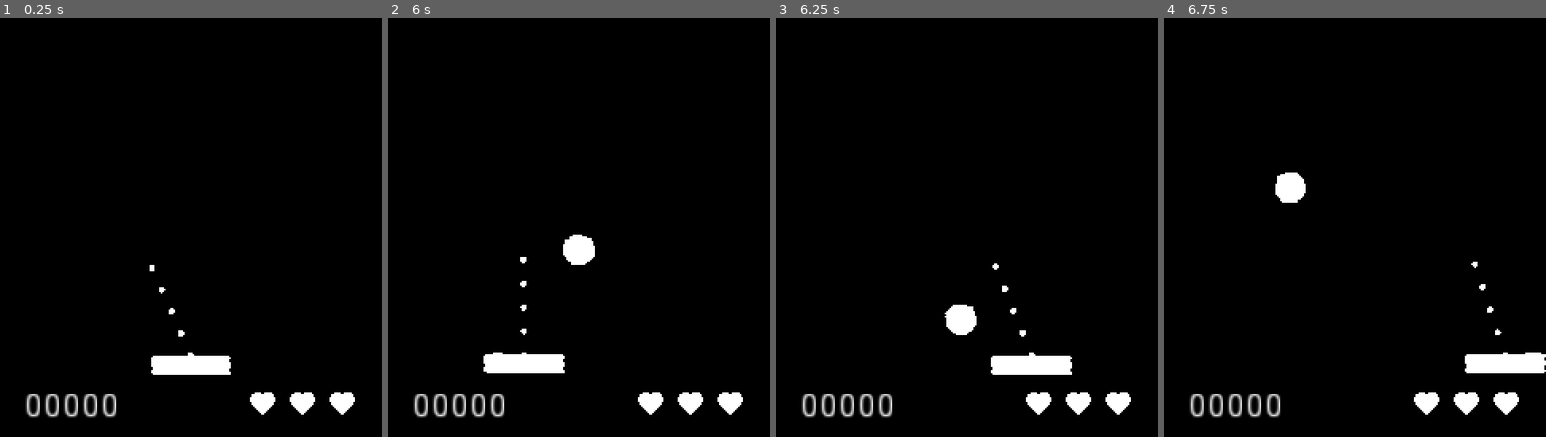
Above: before the commit, frames 1-4 (left to right).
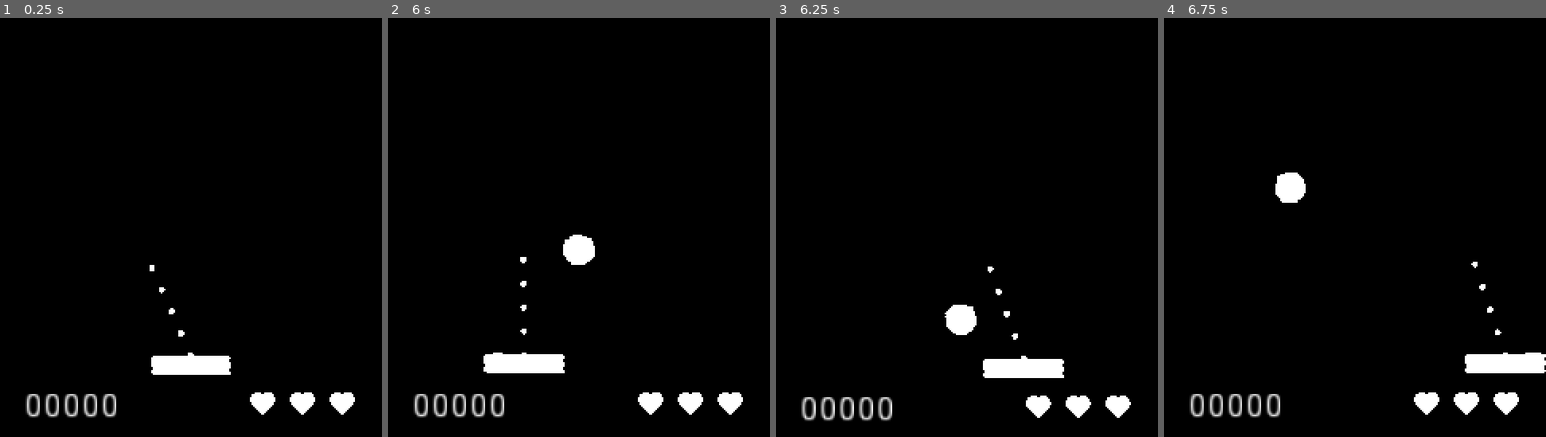
Above: after the commit, the same moments.

Repository: leogeier/impact_juggling
Game: Godot game, scene res://Main/Main.tscn
The game is run twice, just before and just after one commit, with the same random seed, the same clock (stepped at 60 frames per second) and the same inputs. The engine's default icon, where the game draws it, is replaced by a stand-in: a white triangle on a blue panel in a dark square.
Inputs (mouse positions are in pixels of both pictures, inside the frame that each line leads up to):
- Up to frame 1 (0.25 s): no input
- Up to frame 2 (6 s): tap Enter at 0.5, 3.5 s; move the mouse to (663, 156) at 0.52 s; hold Right (ui_right) 0.53-1.28 s; tap Space (fire) at 0.6, 1.25, 1.35, 2.1, 2.85, 3.6, 4.35, 5.1, 5.85 s; move the mouse to (502, 206) at 1.27 s; hold Left (ui_left) 1.28-2.03 s; move the mouse to (617, 68) at 2.02 s; hold Right (ui_right) 2.03-3.53 s; move the mouse to (559, 281) at 2.77 s; move the mouse to (693, 256) at 3.52 s; hold Left (ui_left) 3.53-5.78 s; move the mouse to (464, 105) at 4.27 s; move the mouse to (598, 181) at 5.02 s; move the mouse to (521, 55) at 5.77 s; hold Right (ui_right) from 5.78 s (still down)
- Up to frame 3 (6.25 s): keep holding Right (ui_right)
- Up to frame 4 (6.75 s): keep holding Right (ui_right); move the mouse to (1439, 156) at 6.52 s; tap Space (fire) at 6.6 s

Frames 1-2 are identical in both runs. In frame 3, 1.8% of the frame differs, in the area x 6-93%, y 58-97%; in frame 4, nothing differs.

Commit message:
add screenshake and small ball fixes

Diff:
--- a/ld-47/Ball/Ball.gd
+++ b/ld-47/Ball/Ball.gd
@@ -3,6 +3,7 @@
 export var gravity = 4.5
 export var max_speed = 6
 export var rot_speed = 0.05
+export var min_paddle_velocity = 3
 
 var velocity = Vector2()
 var rot_dir = 0
@@ -13,8 +14,13 @@
 	var ball_sprites = $BallSprites.get_children()
 	ball_sprites[randi() % ball_sprites.size()].visible = true
 
-func reflect(dir, damp):
-	velocity = min(velocity.length() * damp, max_speed) * dir
+func reflect(dir, damp, is_paddle):
+	var speed
+	if is_paddle:
+		speed = clamp(velocity.length() * damp, min_paddle_velocity, max_speed)
+	else:
+		speed = min(velocity.length() * damp, max_speed)
+	velocity = speed * dir
 
 	if rot_dir == 0:
 		if randi() % 2 == 0:
@@ -32,9 +38,15 @@
 	   and collision.collider.is_in_group("reflectable"):
 		var dir = collision.collider.get_reflection_dir(velocity.normalized())
 		var damp = collision.collider.get_damp()
-		reflect(dir, damp)
+		var collided_with_paddle = collision.collider.is_in_group("paddle")
+		reflect(dir, damp, collided_with_paddle)
 
 		if damp > 1:
 			ScoreTracker.add_score(10)
+
+		if collided_with_paddle:
+			Screenshake.start(.1, 3)
+			if velocity.length() < min_paddle_velocity and damp > 1:
+				velocity = velocity.normalized() * min_paddle_velocity
 	else:
 		velocity.y += gravity * delta
--- a/ld-47/BallSpawner/BallSpawner.tscn
+++ b/ld-47/BallSpawner/BallSpawner.tscn
@@ -29,6 +29,7 @@
 [node name="AddBallTimer4" type="Timer" parent="BallAddTimers"]
 wait_time = 60.0
 one_shot = true
+autostart = true
 
 [node name="AddBallTimer5" type="Timer" parent="BallAddTimers"]
 wait_time = 150.0
--- a/ld-47/Main/Main.gd
+++ b/ld-47/Main/Main.gd
@@ -7,6 +7,7 @@
 func remove_life():
 	lives -= 1
 	hearts[lives].visible = false
+	Screenshake.start(.1, 4)
 	if lives == 0:
 		print("Game Over")
 
@@ -15,3 +16,9 @@
 	$BallDetector.connect("ball_entered", self, "remove_life")
 	ScoreTracker.reset_score()
 	hearts = [$Hearts/Heart1, $Hearts/Heart2, $Hearts/Heart3]
+
+func _process(delta):
+	if Screenshake.active:
+		position = Vector2(rand_range(-1,1),rand_range(-1,1)) * Screenshake.strength
+	else:
+		position = Vector2(0,0)
--- a/ld-47/Main/Main.tscn
+++ b/ld-47/Main/Main.tscn
@@ -60,7 +60,7 @@
 position = Vector2( 120, 120 )
 extent = Vector2( 100, 100 )
 
-[node name="Hearts" type="Node" parent="."]
+[node name="Hearts" type="Node2D" parent="."]
 
 [node name="Heart1" type="Sprite" parent="Hearts"]
 position = Vector2( 215, 300 )
--- /dev/null
+++ b/ld-47/Main/Screenshake.gd
@@ -0,0 +1,19 @@
+extends Node
+
+var strength
+var timer
+var active = false
+
+func on_timeout():
+	active = false
+
+func start(duration, new_strength):
+	timer.wait_time = duration
+	timer.start()
+	active = true
+	strength = new_strength
+
+func _ready():
+	timer = Timer.new()
+	self.add_child(timer)
+	timer.connect("timeout", self, "on_timeout")
--- /dev/null
+++ b/ld-47/Main/Screenshake.tscn
@@ -0,0 +1,9 @@
+[gd_scene load_steps=2 format=2]
+
+[ext_resource path="res://Main/Screenshake.gd" type="Script" id=1]
+
+[node name="Screenshake" type="Node"]
+script = ExtResource( 1 )
+
+[node name="Timer" type="Timer" parent="."]
+one_shot = true
--- a/ld-47/Paddle/Paddle.gd
+++ b/ld-47/Paddle/Paddle.gd
@@ -12,6 +12,7 @@
 var velocity = Vector2()
 var throw_offset = -20
 var icon_orig_y
+var orig_y
 
 func set_icon_pos_y(val):
 	$icon.position.y = val
@@ -36,6 +37,7 @@
 func _ready():
 	$ThrowTimer.connect("timeout", self, "throw_timer_end")
 	icon_orig_y = $icon.position.y
+	orig_y = position.y
 	$ThrowTimer.wait_time = paddle_throw_time
 
 func _physics_process(delta):
@@ -55,3 +57,4 @@
 		velocity.x = 0
 
 	move_and_collide(velocity * delta)
+	position.y = orig_y
--- a/ld-47/Paddle/Paddle.tscn
+++ b/ld-47/Paddle/Paddle.tscn
@@ -8,6 +8,7 @@
 extents = Vector2( 25.6502, 6.52312 )
 
 [node name="Paddle" type="KinematicBody2D" groups=[
+"paddle",
 "reflectable",
 ]]
 collision_layer = 2
--- a/ld-47/project.godot
+++ b/ld-47/project.godot
@@ -22,6 +22,7 @@
 [autoload]
 
 ScoreTracker="*res://Score/ScoreTracker.gd"
+Screenshake="*res://Main/Screenshake.gd"
 
 [display]
 
